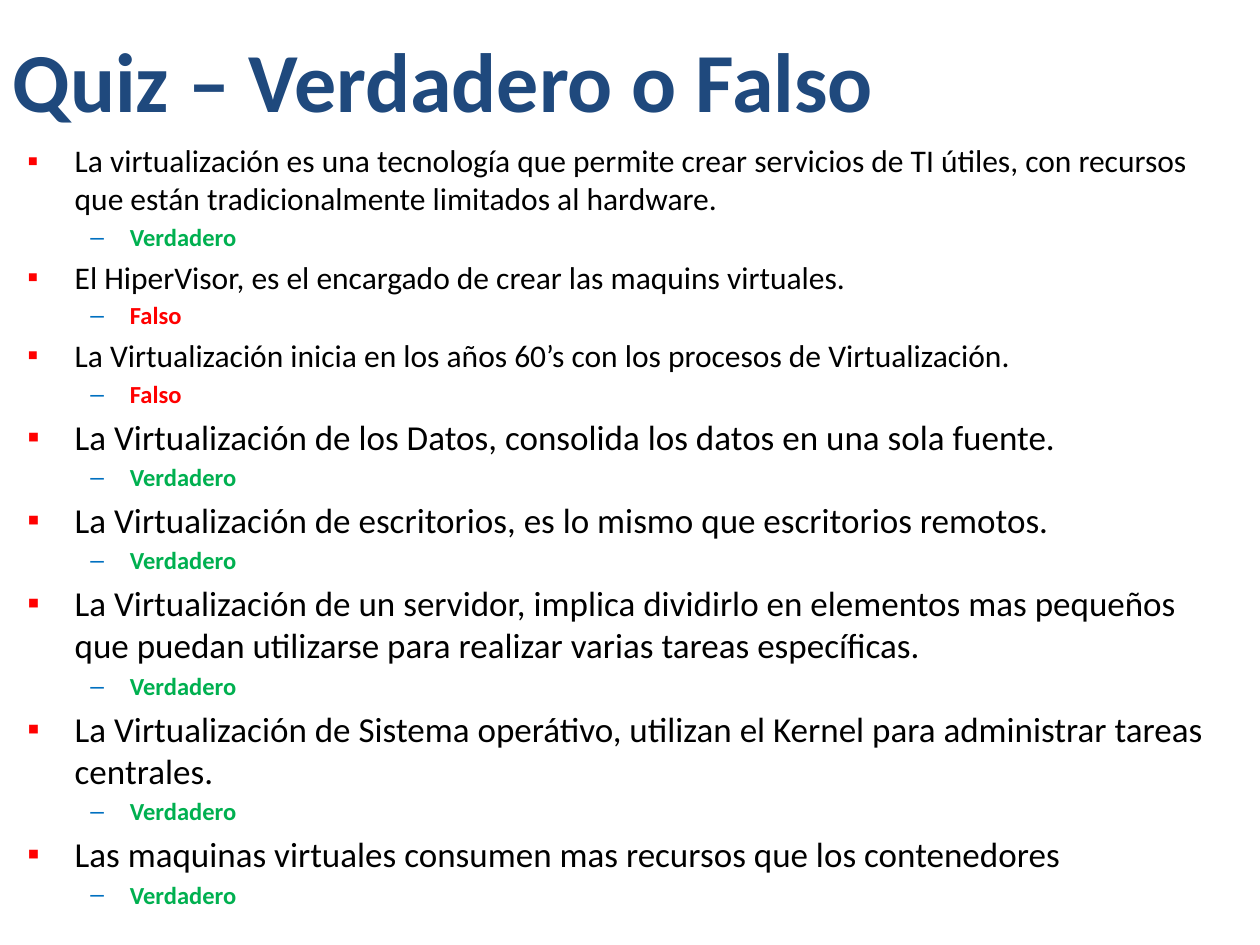
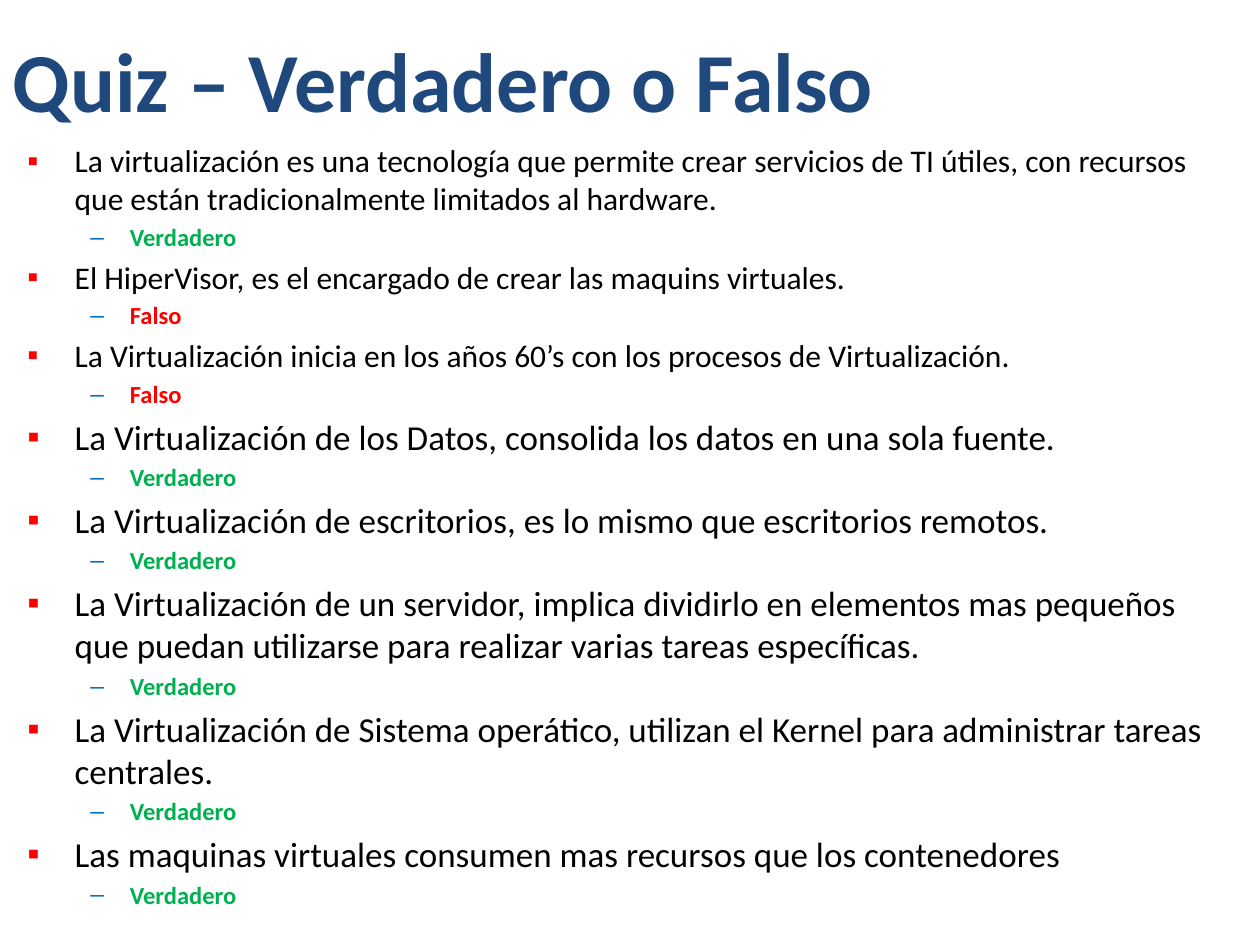
Before and after one commit to Jucer74/ServicesDevelopment, a slide deck: slide 19 of Classes/SvcDev-07-Containers.pptx. Drawn at 1260x945 pixels with LibreOffice and Linux fonts; fonts in the diff are those of the drawing; background and template pictures are left out. Boxes give left, top, right and bottom in pixels: in the first picture for what was removed or moved away, otherwise in the second. Text is boxed around its words. In the diff, an @@ line names an element or a change of style, - is before the commit and + after.

```diff
--- a/Classes/SvcDev-07-Containers.pptx
+++ b/Classes/SvcDev-07-Containers.pptx
@@ text at bbox=[75, 717, 1202, 785]: text changed @@
-▪ La Virtualización de Sistema operátivo, utilizan el Kernel para administrar tareas centrales.
+▪ La Virtualización de Sistema operático, utilizan el Kernel para administrar tareas centrales.
```
Also in this commit, not shown: 32 other files.
